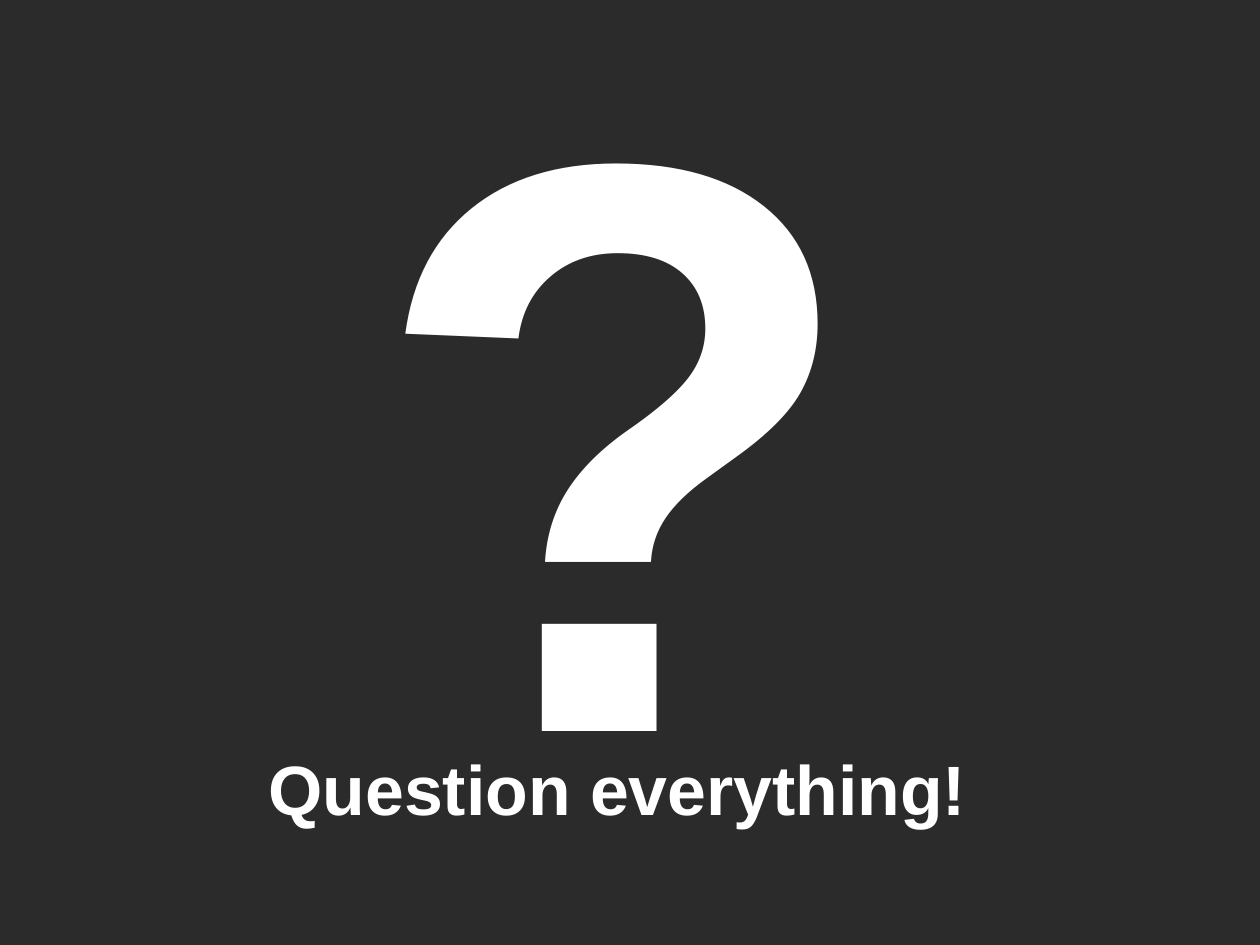
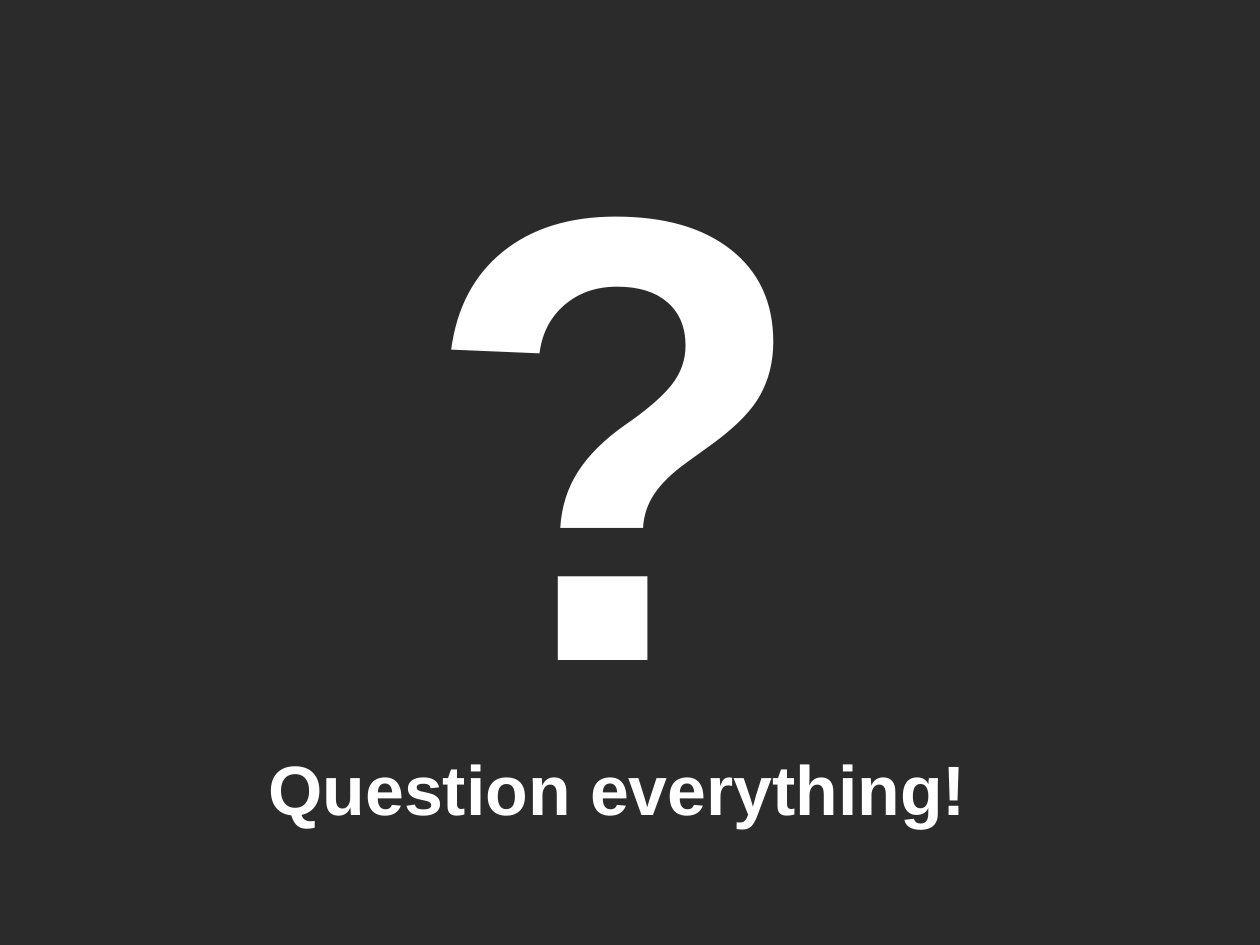
Before and after one commit to weijanlin/hype-free, a slide deck: slide 3 of java-perfopt-201003/java-perf-201003.odp. Drawn at 1260x945 pixels with LibreOffice and Linux fonts; fonts in the diff are those of the drawing; background and template pictures are left out; a plain dark background stands for a picture behind light text. Boxes give left, top, right and bottom in pixels: in the first picture for what was removed or moved away, otherwise in the second. Text is boxed around its words. In the diff, an @@ line names an element or a change of style, - is before the commit and + after.

```diff
--- a/java-perfopt-201003/java-perf-201003.odp
+++ b/java-perfopt-201003/java-perf-201003.odp
@@ subtitle "?" at (99, 0, 1135, 839): size 512 to 400 pt @@
```
Also in this commit, not shown: 5 other slides changed, 10 slides added, 1 other file.
